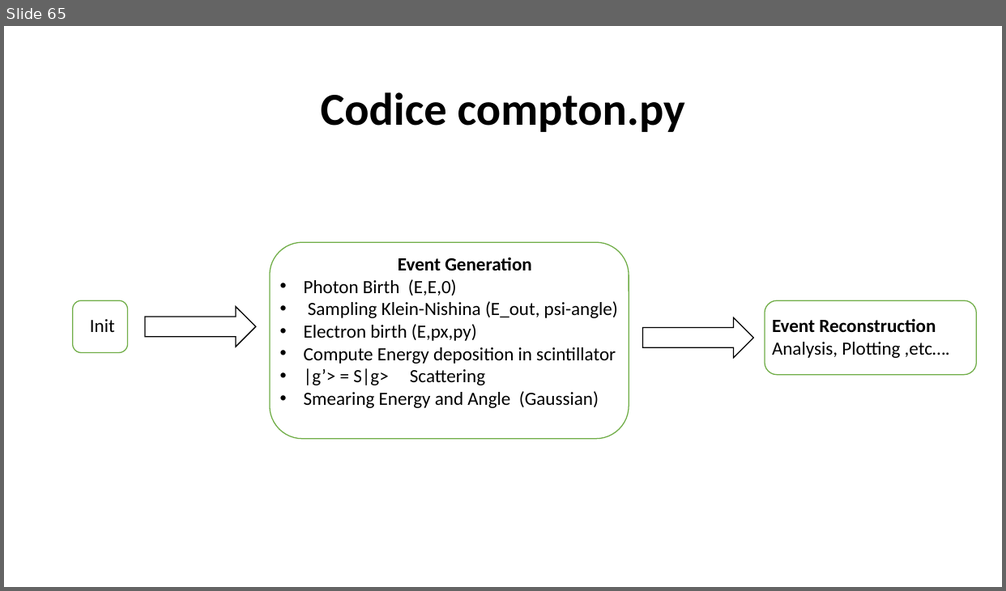
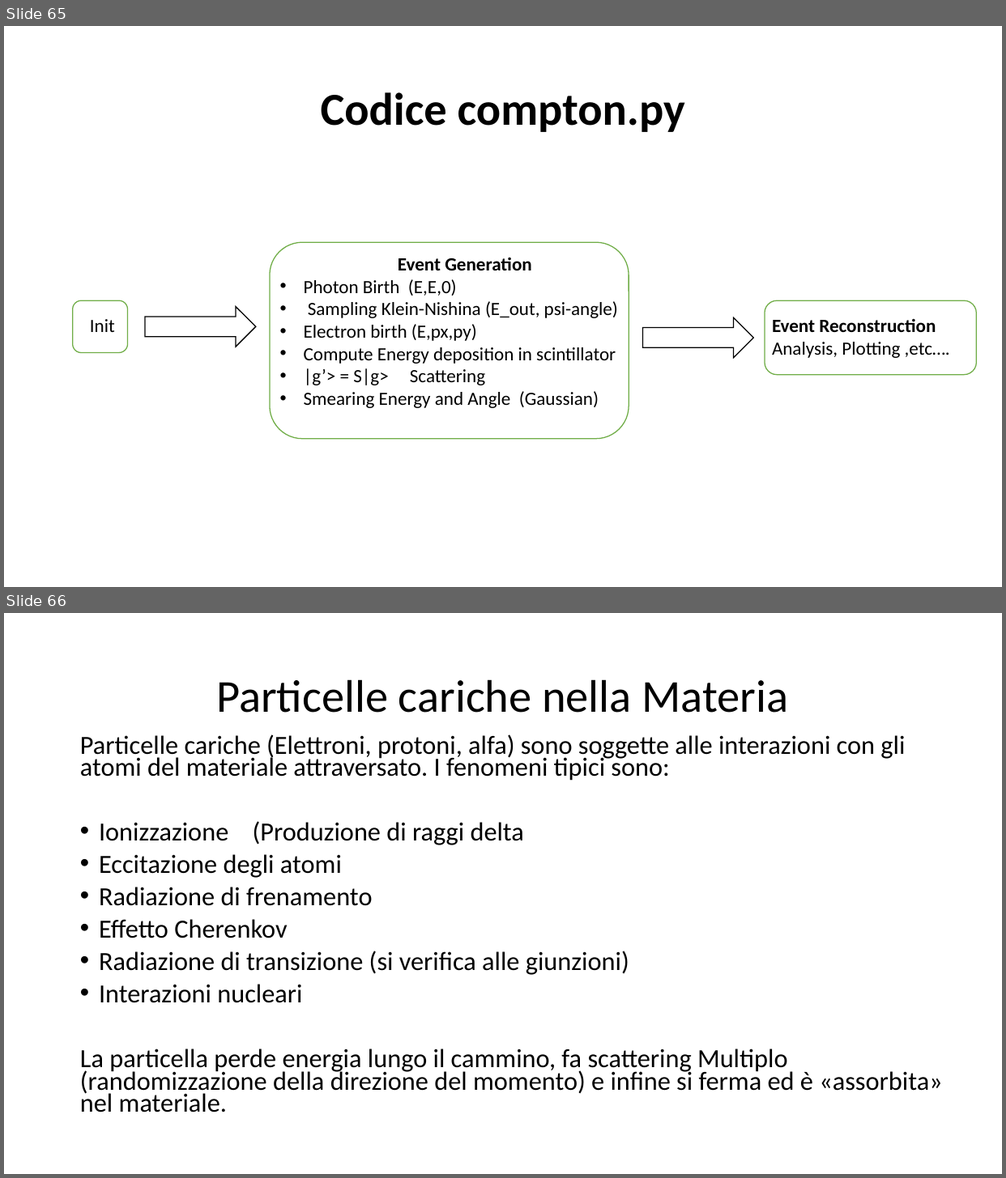
Before and after one commit to marcomonte94/Montecarlo, a slide deck: Slide Corso Metodi Montecarlo.pptx. Shown one above the other, each under a label of ours: slide 65 before the commit, slides 65 and 66 after it. The pictures are 1006x591 and 1006x1178 pixels, drawn with LibreOffice and Linux fonts; fonts in the diff are those of the drawing. Boxes give left, top, right and bottom in pixels: in the first picture for what was removed or moved away, otherwise in the second. Text is boxed around its words. In the diff, an @@ line names an element or a change of style, - is before the commit and + after.

```diff
--- a/Slide Corso Metodi Montecarlo.pptx
+++ b/Slide Corso Metodi Montecarlo.pptx
@@ slide 66 added at (4,613,1002,1174), background #FFFFFF @@
@@ title added at (216,679,789,713), 44 pt, text #000000 @@
+Particelle cariche nella Materia
@@ text added at (80,735,942,1113), 25.2 pt, text #000000 @@
+Particelle cariche (Elettroni, protoni, alfa) sono soggette alle interazioni con gli atomi del materiale attraversato. I fenomeni tipici sono:
+• Ionizzazione (Produzione di raggi delta
+• Eccitazione degli atomi
+• Radiazione di frenamento
+• Effetto Cherenkov
+• Radiazione di transizione (si verifica alle giunzioni)
+• Interazioni nucleari
+La particella perde energia lungo il cammino, fa scattering Multiplo (randomizzazione della direzione del momento) e infine si ferma ed è «assorbita» nel materiale.
```
Also in this commit, not shown: 9 other slides added, 2 other files.
